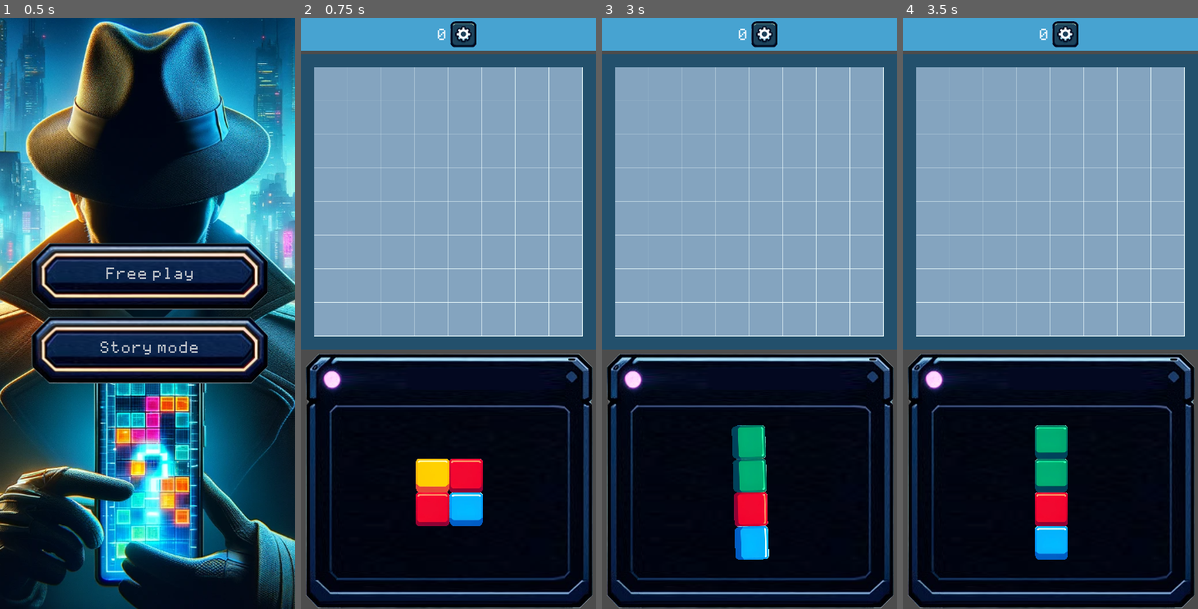
Above: before the commit, frames 1-4 (left to right).
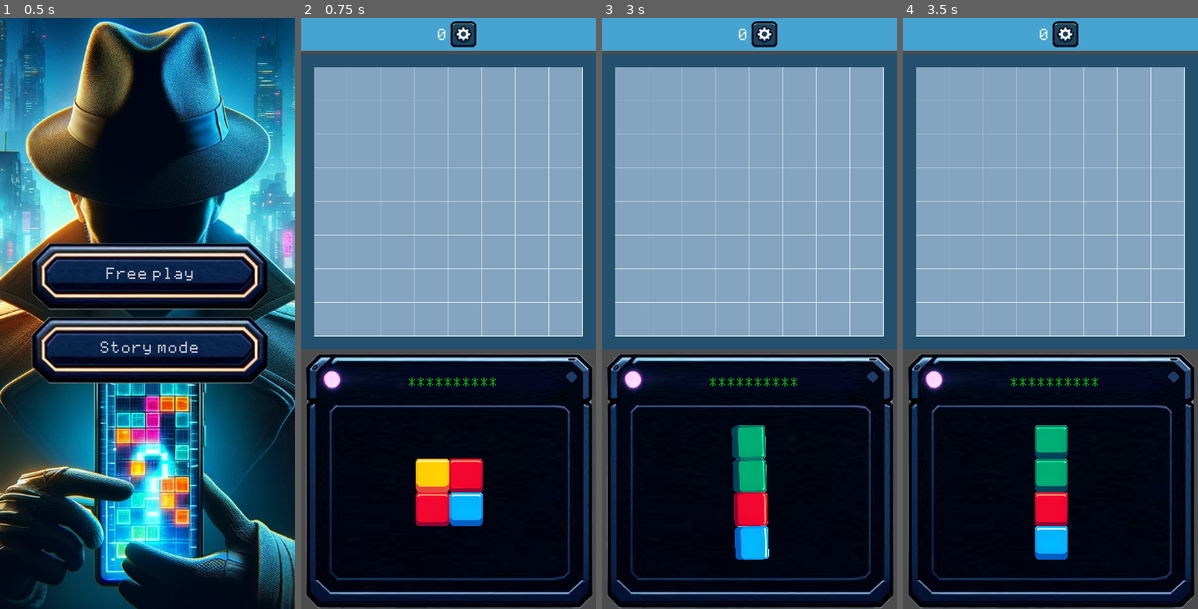
Above: after the commit, the same moments.

Repository: alexkorep-games/transmatrix
Game: Godot game, scene res://scenes/start_screen/start_screen.tscn
Same seed, same stepped clock (60 frames per second), same inputs: the game is played once before the commit and once after it.
Inputs (mouse positions are in pixels of both pictures, inside the frame that each line leads up to):
- Up to frame 1 (0.5 s): no input
- Up to frame 2 (0.75 s): click "Free play" at 0.5 s
- Up to frame 3 (3 s): click (764, 35) at 1.25 s; click "New game" at 2 s; click "OK" at 2.75 s
- Up to frame 4 (3.5 s): no input

Frame 1 is identical in both runs. In frame 2, 0.2% of the frame differs, in the area x 36-67%, y 60-63%; in frame 3, 0.2%; in frame 4, 0.2%.

Commit message:
Add password label

Diff:
--- a/src/scenes/main/main.gd
+++ b/src/scenes/main/main.gd
@@ -9,6 +9,7 @@
 	var current_shape = get_node("%CurrentShape")
 	GameState.load_game_free_play(field, current_shape.get_tilemap())
 	current_shape.center()
+	get_node("%PasswordLabel").password  = "qwerty1234"
 
 # Called every frame. 'delta' is the elapsed time since the previous frame.
 #func _process(delta):
@@ -76,6 +77,8 @@
 		do_block_removal_animation(removed_blocks)
 		var score = len(removed_blocks)
 		GameState.increase_score(score)
+		var password_label = get_node("%PasswordLabel")
+		password_label.open_chars(score)
 
 	var preview_field = get_node("%PreviewTileMap")
 	preview_field.clear()
@@ -116,3 +119,6 @@
 
 func _on_ConfirmationDialog_confirmed():
 	new_game()
+
+func _on_PasswordLabel_password_cracked():
+	get_tree().change_scene("res://scenes/story_dialog/story_dialog.tscn")
--- a/src/scenes/main/main.tscn
+++ b/src/scenes/main/main.tscn
@@ -8,6 +8,7 @@
 [ext_resource path="res://scenes/hud/hud.tscn" type="PackedScene" id=6]
 [ext_resource path="res://scenes/settings_dialog/settings_dialog.tscn" type="PackedScene" id=7]
 [ext_resource path="res://resources/main_theme.tres" type="Theme" id=8]
+[ext_resource path="res://scenes/password_label/password_label.tscn" type="PackedScene" id=9]
 
 [sub_resource type="TileSet" id=1]
 0/name = "grid01.png 0"
@@ -190,11 +191,8 @@
 anchor_bottom = 1.0
 theme = ExtResource( 8 )
 
-[node name="ColorRect" type="ColorRect" parent="VBoxContainer/ShapesSource"]
-visible = false
-anchor_right = 1.0
-anchor_bottom = 1.0
-color = Color( 0.333333, 0.670588, 0.831373, 1 )
+[node name="PasswordLabel" parent="VBoxContainer/ShapesSource/Panel" instance=ExtResource( 9 )]
+unique_name_in_owner = true
 
 [node name="CurrentShape" parent="VBoxContainer/ShapesSource" instance=ExtResource( 2 )]
 unique_name_in_owner = true
@@ -291,6 +289,7 @@
 dialog_text = "Game Over"
 
 [connection signal="settings_pressed" from="VBoxContainer/HUD" to="." method="_on_HUD_settings_pressed"]
+[connection signal="password_cracked" from="VBoxContainer/ShapesSource/Panel/PasswordLabel" to="." method="_on_PasswordLabel_password_cracked"]
 [connection signal="drag" from="VBoxContainer/ShapesSource/CurrentShape" to="." method="_on_CurrentShape_drag"]
 [connection signal="drag_release" from="VBoxContainer/ShapesSource/CurrentShape" to="." method="_on_CurrentShape_drag_release"]
 [connection signal="place" from="VBoxContainer/ShapesSource/CurrentShape" to="." method="_on_CurrentShape_place"]
--- /dev/null
+++ b/src/scenes/password_label/password_label.gd
@@ -0,0 +1,29 @@
+extends Label
+
+signal password_cracked
+
+export var password = ""
+
+var chars_open = 0
+
+# Called when the node enters the scene tree for the first time.
+func _ready():
+	pass # Replace with function body.
+
+func open_chars(char_count):
+	chars_open += char_count
+	if chars_open >= len(password):
+		chars_open = len(password)
+		get_node("%CPUParticles2D").emitting = true
+		get_node("%ParticlesFinishedTimer").start()
+
+func all_chars_open():
+	return chars_open >= len(password)
+
+func _process(delta):
+	text = password.substr(0, chars_open)
+	for i in range(len(password) - chars_open):
+		text += "*"
+
+func _on_ParticlesFinishedTimer_timeout():
+	emit_signal("password_cracked")
--- /dev/null
+++ b/src/scenes/password_label/password_label.tscn
@@ -0,0 +1,44 @@
+[gd_scene load_steps=4 format=2]
+
+[ext_resource path="res://resources/main_theme.tres" type="Theme" id=1]
+[ext_resource path="res://scenes/password_label/password_label.gd" type="Script" id=2]
+[ext_resource path="res://assets/misc/confetti01.png" type="Texture" id=3]
+
+[node name="PasswordLabel" type="Label"]
+anchor_right = 1.0
+margin_left = 59.0
+margin_top = 26.0
+margin_right = -48.0
+margin_bottom = 50.0
+theme = ExtResource( 1 )
+theme_type_variation = "DialogLabel"
+text = "*********"
+align = 1
+script = ExtResource( 2 )
+
+[node name="CPUParticles2D" type="CPUParticles2D" parent="."]
+unique_name_in_owner = true
+position = Vector2( 135, 11 )
+emitting = false
+amount = 32
+one_shot = true
+texture = ExtResource( 3 )
+emission_shape = 2
+emission_rect_extents = Vector2( 100, 1 )
+direction = Vector2( 0, -1 )
+spread = 30.0
+gravity = Vector2( 0, 300 )
+initial_velocity = 200.0
+initial_velocity_random = 0.7
+angular_velocity = 257.61
+angular_velocity_random = 0.92
+angle_random = 1.0
+scale_amount = 0.2
+scale_amount_random = 0.59
+
+[node name="ParticlesFinishedTimer" type="Timer" parent="."]
+unique_name_in_owner = true
+wait_time = 3.0
+one_shot = true
+
+[connection signal="timeout" from="ParticlesFinishedTimer" to="." method="_on_ParticlesFinishedTimer_timeout"]
Binary file added: src/assets/misc/confetti01.png
Not shown, added: src/assets/misc/confetti01.png.import
Not shown: 1 places in src/scenes/main/main.tscn that only renumber resources
